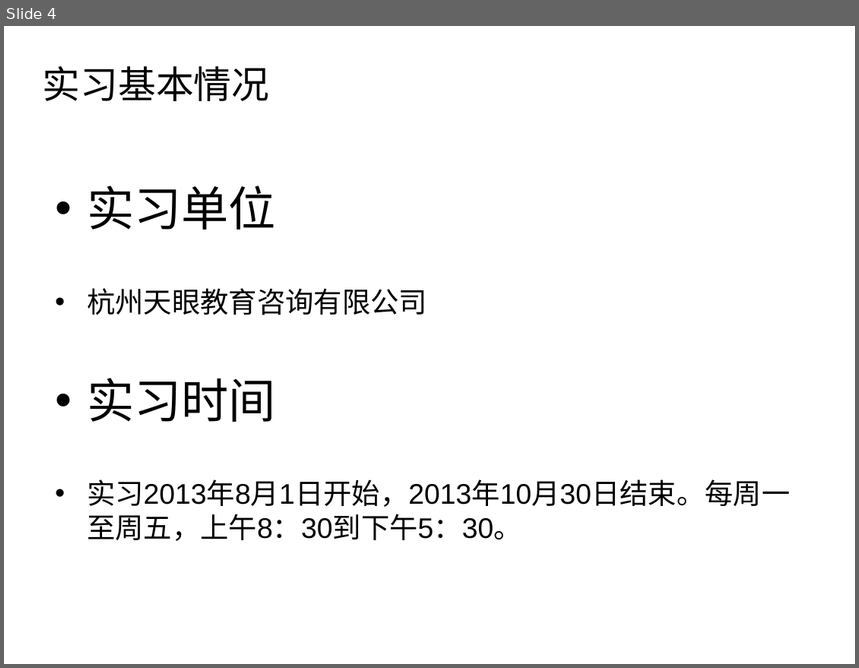
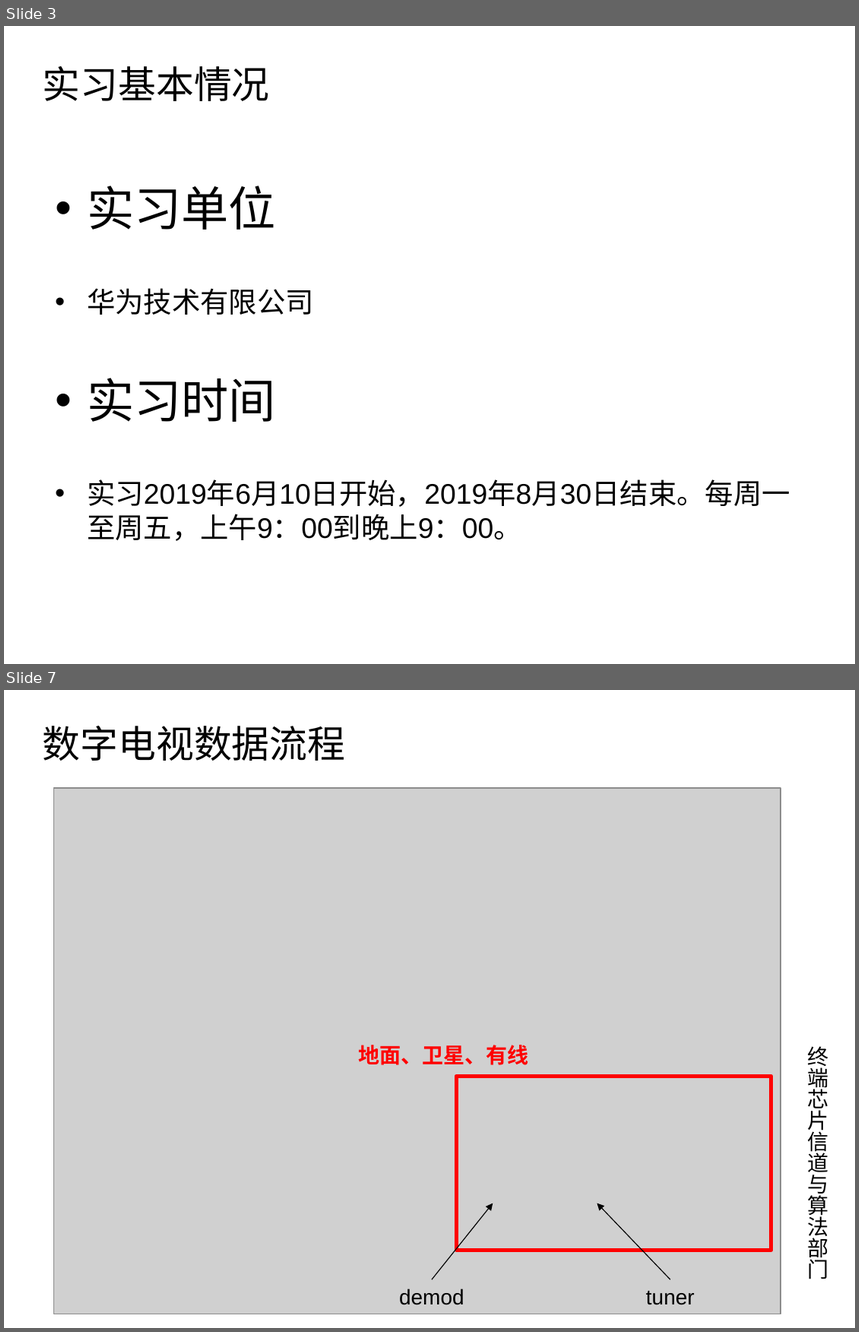
Before and after one commit to iCodeZone/shixi, a slide deck: 6.实习答辩.ppt. Shown one above the other, each under a label of ours: slide 4 before the commit, slides 3 and 7 after it; the slides between them are not shown. The pictures are 859x668 and 859x1332 pixels, drawn with LibreOffice and Linux fonts; fonts in the diff are those of the drawing; grey boxes stand for pictures; background and template pictures are left out. Boxes give left, top, right and bottom in pixels: in the first picture for what was removed or moved away, otherwise in the second. Text is boxed around its words. In the diff, an @@ line names an element or a change of style, - is before the commit and + after.

```diff
--- a/6.实习答辩.ppt
+++ b/6.实习答辩.ppt
@@ slide 7 added at [4,690,855,1328], background #FFFFFF @@
@@ title added at [43,726,345,761], 32 pt, text #000000 @@
+数字电视数据流程
@@ picture added at [53,788,780,1314] @@
@@ text added at [358,1045,528,1065], 18 pt, text #FF0000, bold @@
+地面、卫星、有线
@@ text added at [807,1046,829,1280], 18 pt, text #000000 @@
+终端芯片信道与算法部门
@@ rectangle added at [456,1076,771,1251], outline #FF0000 3.26 pt @@
@@ arrow added from (432, 1280) to (493, 1203), #000000 0.74 pt @@
@@ arrow added from (671, 1280) to (598, 1203), #000000 0.74 pt @@
@@ text added at [399,1289,465,1306], 18 pt, text #000000 @@
+demod
@@ text added at [646,1291,695,1306], 18 pt, text #000000 @@
+tuner
@@ what was slide 4 is now slide 3 @@
@@ slide 3 changed as well @@
@@ text at [87,288,314,315]: text changed @@
-• 杭州天眼教育咨询有限公司
+• 华为技术有限公司
@@ text at [87,480,791,541]: text changed @@
-• 实习2013年8月1日开始，2013年10月30日结束。每周一至周五，上午8：30到下午5：30。
+• 实习2019年6月10日开始，2019年8月30日结束。每周一至周五，上午9：00到晚上9：00。
```
Also in this commit, not shown: 4 other slides changed, 6 other slides added, 14 slides removed, 2 other files.
